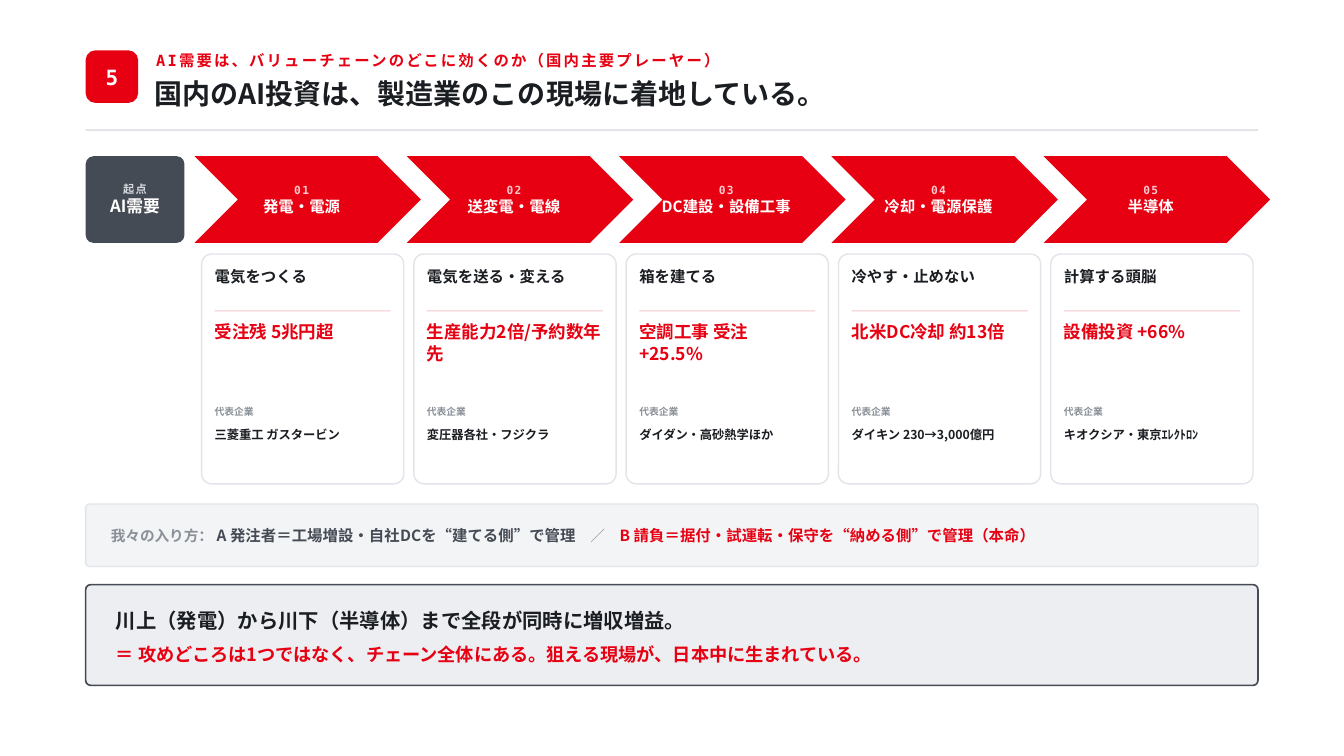
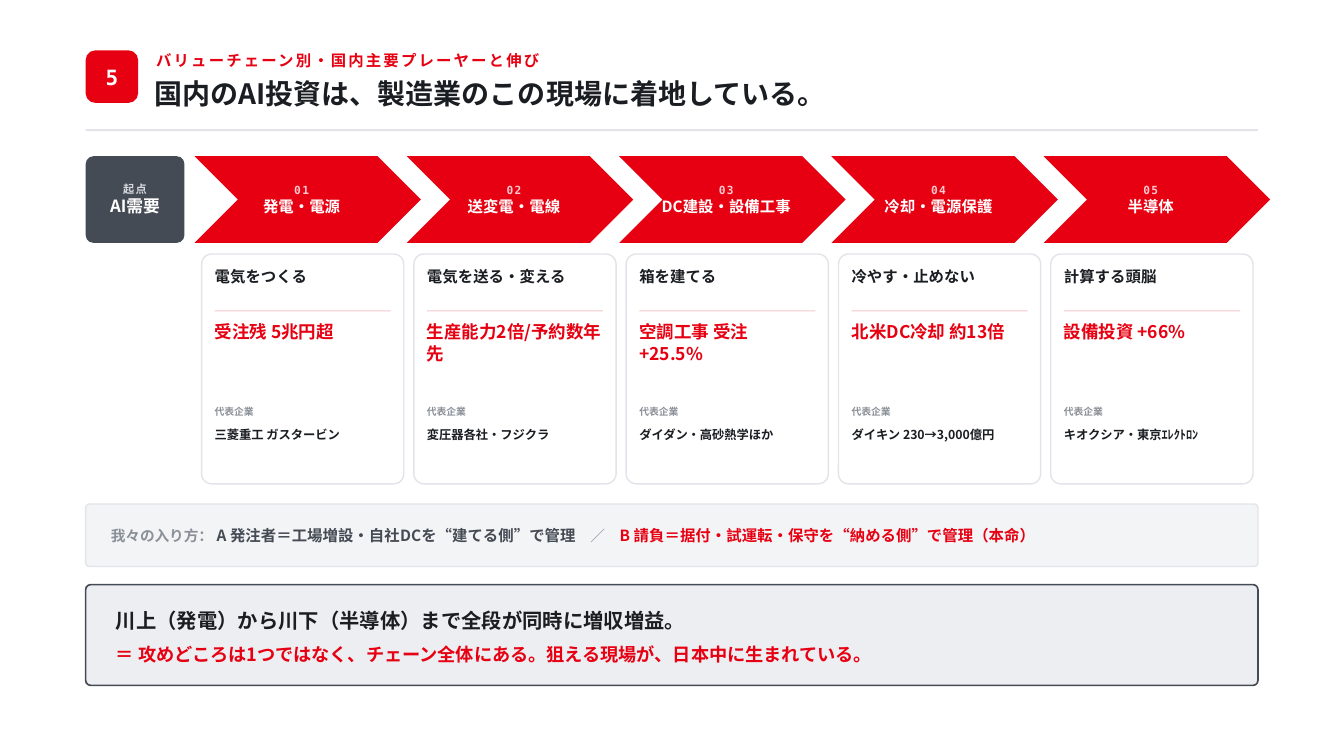
Before and after one commit to kogit834/AI-valuechain, a slide deck: slide 6 of output/andpad_soukai_ai_deck.pptx. Drawn at 1344x756 pixels with LibreOffice and Linux fonts; fonts in the diff are those of the drawing. Boxes give left, top, right and bottom in pixels: in the first picture for what was removed or moved away, otherwise in the second. Text is boxed around its words. In the diff, an @@ line names an element or a change of style, - is before the commit and + after.

```diff
--- a/output/andpad_soukai_ai_deck.pptx
+++ b/output/andpad_soukai_ai_deck.pptx
@@ text at (156, 51, 539, 71): text changed @@
-AI需要は、バリューチェーンのどこに効くのか（国内主要プレーヤー）
+バリューチェーン別・国内主要プレーヤーと伸び
```
Also in this commit, not shown: 3 other slides changed, 1 slide added, 1 slide removed, 1 other file.
